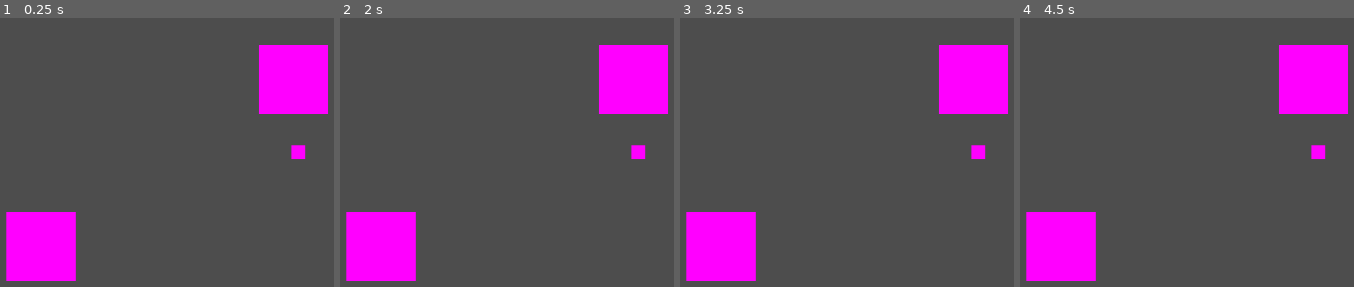
Above: before the commit, frames 1-4 (left to right).
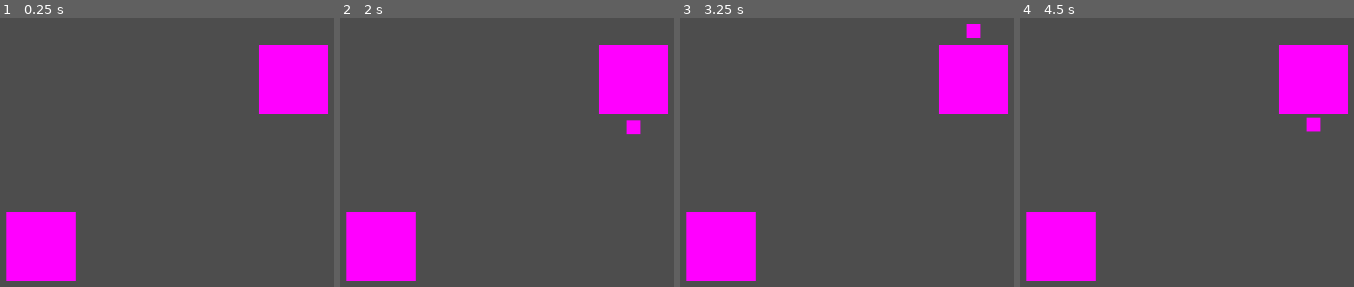
Above: after the commit, the same moments.

Repository: FreezeDriedMangos/gmtk-jam-2024
Game: Godot game, scene res://physical_battle_environment.tscn
Two runs of this game, one before a commit and one after it. Both use one fixed random seed, a clock stepped at 60 frames per second and the inputs below.
Inputs:
- Up to frame 1 (0.25 s): no input
- Up to frame 2 (2 s): tap Enter at 0.5 s; hold Right (ui_right) 0.53-1.28 s; tap Space at 1.25 s; hold Down (ui_down) from 1.28 s (still down)
- Up to frame 3 (3.25 s): tap Enter at 2 s; release Down (ui_down) at 2.03 s; hold Right (ui_right) 2.03-2.78 s; tap Space at 2.75 s; hold Up (ui_up) from 2.78 s (still down)
- Up to frame 4 (4.5 s): tap Enter at 3.5 s; release Up (ui_up) at 3.53 s; hold Left (ui_left) from 3.53 s (still down); tap Space at 4.25 s

The runs differ from the first frame. In frame 1, 0.2% of the frame differs, in the area x 87-92%, y 47-53%; in frame 2, 0.5%; in frame 3, 0.5%; in frame 4, 0.5%, in the area x 85-92%, y 36-53%.

Commit message:
refactor touchups

Diff:
--- a/boss_behavior.gd
+++ /dev/null
@@ -1,8 +0,0 @@
-extends Node2D
-
-@export var move_speed : float = 0.1
-@export var move_target : Node2D
-
-func _process(delta: float) -> void:
-	var dir = move_target.position - self.position
-	self.position += dir.normalized() * move_speed * delta
--- a/entity/tooth_fairy.gd
+++ b/entity/tooth_fairy.gd
@@ -1,7 +1,6 @@
 class_name ToothFairy extends Node2D
 
 @export var starting_distance = 70
-@export var friction: float = 0.1
 @export var speed: float
 @export var boost_speed: float
 @export var tooth_mech: Node2D
@@ -18,9 +17,6 @@
 	var circling_direction = tooth_mech.position - self.position
 
 	velocity += circling_direction
-	velocity += input_direction * speed
-
-	if self.velocity.length_squared() > speed**2:
-		self.velocity = self.velocity.lerp(self.velocity.normalized() * speed, self.friction)
 
 	self.position += self.velocity * delta
+	self.position += input_direction * speed * delta
--- a/physical_battle_environment.tscn
+++ b/physical_battle_environment.tscn
@@ -1,9 +1,9 @@
 [gd_scene load_steps=8 format=3 uid="uid://dr8lsooa8abcl"]
 
-[ext_resource type="Script" path="res://boss_behavior.gd" id="1_yw1mj"]
+[ext_resource type="Script" path="res://entity/cthonic_client.gd" id="1_0bep3"]
 [ext_resource type="Script" path="res://camera_controller.gd" id="2_8ghd0"]
-[ext_resource type="Script" path="res://tooth_mech_controller.gd" id="3_3qkhs"]
-[ext_resource type="Script" path="res://fairy_controller.gd" id="4_3g6bn"]
+[ext_resource type="Script" path="res://entity/tooth_mech.gd" id="3_mnq2a"]
+[ext_resource type="Script" path="res://entity/tooth_fairy.gd" id="4_1q45q"]
 
 [sub_resource type="PlaceholderTexture2D" id="PlaceholderTexture2D_cbwb1"]
 
@@ -13,13 +13,13 @@
 
 [node name="PhysicalBattleEnvironment" type="Node2D"]
 
-[node name="BossMonster" type="Node2D" parent="." node_paths=PackedStringArray("move_target")]
+[node name="CthonicClient" type="Node2D" parent="." node_paths=PackedStringArray("move_target")]
 position = Vector2(-364, 241)
 scale = Vector2(100, 100)
-script = ExtResource("1_yw1mj")
+script = ExtResource("1_0bep3")
 move_target = NodePath("../TEMPORARY_MONSTER_ATTRACTOR")
 
-[node name="Sprite2D" type="Sprite2D" parent="BossMonster"]
+[node name="Sprite2D" type="Sprite2D" parent="CthonicClient"]
 texture = SubResource("PlaceholderTexture2D_cbwb1")
 
 [node name="Camera2D_TEMPORARY" type="Camera2D" parent="."]
@@ -27,7 +27,7 @@
 
 [node name="ToothMech" type="Node2D" parent="."]
 scale = Vector2(100, 100)
-script = ExtResource("3_3qkhs")
+script = ExtResource("3_mnq2a")
 
 [node name="Sprite2D" type="Sprite2D" parent="ToothMech"]
 texture = SubResource("PlaceholderTexture2D_h06q3")
@@ -35,9 +35,7 @@
 [node name="Fairy" type="Node2D" parent="." node_paths=PackedStringArray("tooth_mech")]
 position = Vector2(7, 105)
 scale = Vector2(20, 20)
-script = ExtResource("4_3g6bn")
-speed = 200.0
-boost_speed = 2.0
+script = ExtResource("4_1q45q")
 tooth_mech = NodePath("../ToothMech")
 
 [node name="Sprite2D" type="Sprite2D" parent="Fairy"]
